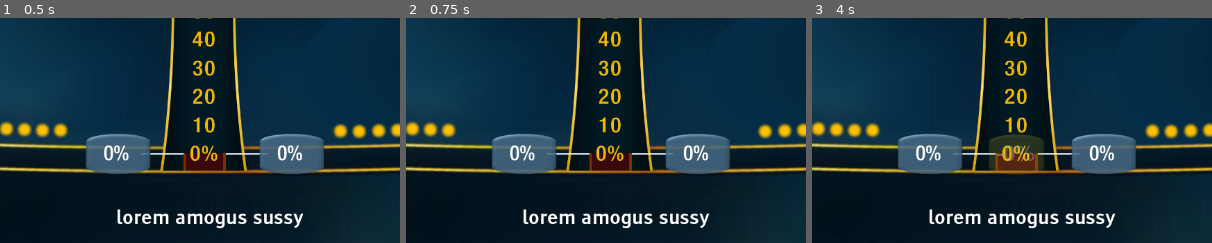
Above: before the commit, frames 1-3 (left to right).
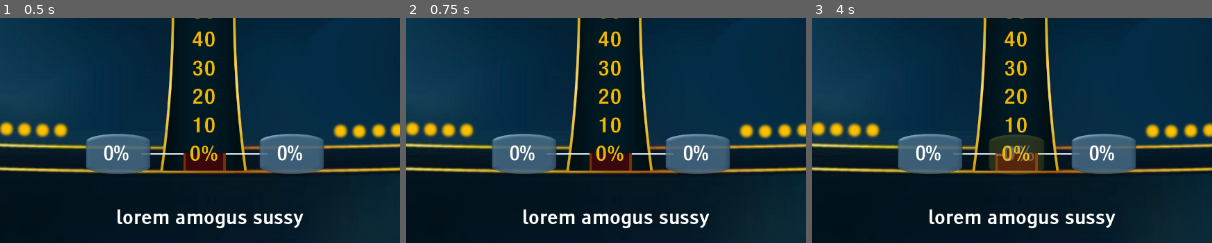
Above: after the commit, the same moments.

Repository: TerminalGoat232/power-of-10-redux
Game: Godot game, scene res://main.tscn
Same seed, same stepped clock (60 frames per second), same inputs: the game is played once before the commit and once after it.
Inputs:
- Up to frame 1 (0.5 s): no input
- Up to frame 2 (0.75 s): click "start" at 0.5 s
- Up to frame 3 (4 s): click "start" at 1.25 s; click "next" at 2 s; click "next" at 2.75 s; click "ans" at 3.5 s
The pictures show only the part of the screen within x 26-76%, y 42-92%; the shares and areas given below are measured in that part.

Frame 1 is identical in both runs. In frame 2, 0.4% of the frame differs, in the area x 13-87%, y 46-54%; in frame 3, nothing differs.
Error before the commit: Invalid access to property or key 'ROUND_1' on a base object of type 'Nil'. (res://scripts/main.gd:24)
Error after the commit: Invalid access to property or key 'ROUND_1' on a base object of type 'Nil'. (res://scripts/main.gd:26)

Commit message:
disgusting

Diff:
--- a/scripts/main.gd
+++ b/scripts/main.gd
@@ -4,6 +4,7 @@
 var input_box_texture = load("res://assets/inputbox.png")
 
 @export var n_walk_til_awnser = 4
+
 var player1_percentage = 0
 var player2_percentage = 0
 
@@ -13,6 +14,7 @@
 var orig_pos = utils.bottom_bar_pos_y
 var max_pos  = utils.top_bar_pos_y
 var onNextAnswer = 0
+
 var question_n = 0
 var round = 0
 var w_counted = 0
@@ -23,7 +25,7 @@
 var qna_dict = qna_info()
 var qna_round = [qna_dict["ROUND_1"],qna_dict["ROUND_2"]]
 
-@onready var timer_ticking_sound = $"../timer_ticking"
+@onready var timer_ticking_sound = $"../timer_end"
 @onready var main_anim = $main_anim
 signal dumb_sig
 var tts_stopped = 1
@@ -41,6 +43,7 @@
 func decide_who_wins():
 	var mismatch_p1 = abs(player1_percentage-qna_round[round][question_n]["answer"])
 	var mismatch_p2 = abs(player2_percentage-qna_round[round][question_n]["answer"])
+	print(question_n," ", mismatch_p1," ", mismatch_p2," ",qna_round[round][question_n]["answer"])
 	if mismatch_p1 < mismatch_p2:
 		utils.player_1_pts += 1
 		$tickboxes_cnt_1.get_child(utils.player_1_pts-1).show()
@@ -49,6 +52,7 @@
 		utils.player_2_pts += 1
 		$tickboxes_cnt_2.get_child(utils.player_2_pts-1).show()
 		print("player 2 wins")
+	question_n += 1
 func show_result():
 	var pos = utils.percentage_to_val(max_pos,orig_pos,rd_walk_til_answer[w_counted])
 	var perc = round(utils.val_to_percentage(max_pos,orig_pos,$panel_3.position.y)*100)
@@ -57,9 +61,8 @@
 	$panel_3/res_lbl.text = str(perc)+"%"
 	if (w_counted <= n_walk_til_awnser-1) and (perc == rd_walk_til_answer[w_counted]): w_counted+=1
 	elif (w_counted == n_walk_til_awnser) and (perc == qna_round[round][question_n]["answer"]):
+		main_anim.play("tick_box_for_player")
 
-		main_anim.play("tick_box_for_player")
-		question_n += 1
 		onShowResult = 0
 		set_process(!is_processing())
 
@@ -73,6 +76,7 @@
 
 		if tts_stopped:
 			tts_stopped=0
+			main_anim.stop()
 			timer_ticking_sound.play(10.0)
 
 	if onShowResult:
@@ -84,13 +88,12 @@
 		if (int($panel_3.position.y) == orig_pos-1) and (int(player1_percentage) == 0):
 			dumb_sig.emit()
 			onNextAnswer=0
+	timer_ticking()
+func timer_ticking():
 	if !$panel_1/timer_1.is_stopped():
 		$timer_panel.get_child(int(11-$panel_1/timer_1.time_left)).hide()
-
 	if !$panel_2/timer_2.is_stopped():
 		$timer_panel2.get_child(int(11-$panel_2/timer_2.time_left)).hide()
-func signal_per_sec():
-	pass
 func resetPanels(delta):
 
 	$panel_1.playerX_percentage = lerpf(player1_percentage,0.0,delta*3)
@@ -101,6 +104,8 @@
 	$panel_3/res_lbl.text = str(perc)+"%"
 	$panel_1/input_box_sprite_p1.texture = input_box_texture
 	$panel_2/input_box_sprite_p1.texture = input_box_texture
+
+func show_timer():
 	$timer_panel.show()
 	$timer_panel2.show()
 	for z in range(0,10):
@@ -122,11 +127,17 @@
 
 
 func _on_start_timer_pressed():
-
-	timer_ticking_sound.play()
-	$panel_1/timer_1.start()
-	$panel_2/timer_2.start()
+	set_process(!is_processing())
+	main_anim.play("timer_ticking")
+	#timer_ticking_sound.play()
 	tts_stopped = 1
 
 func _on_ans_pressed():
 	main_anim.play("answer_holding")
+
+func start_timer():
+	$panel_1/timer_1.start()
+	$panel_2/timer_2.start()
+
+func _stop_proc():
+	set_process(!is_processing())
